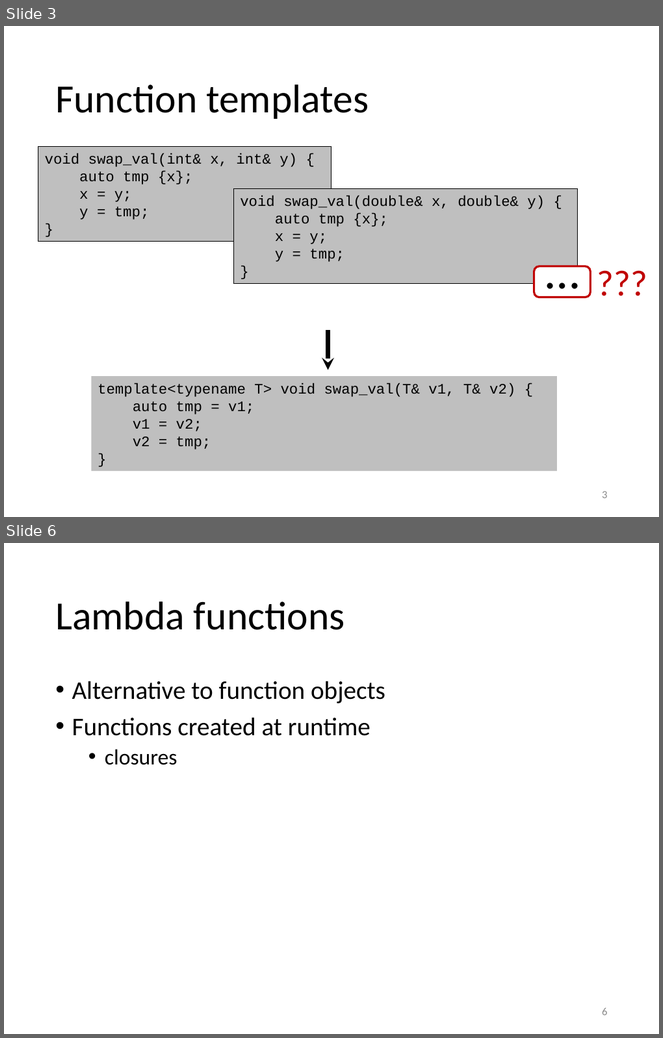
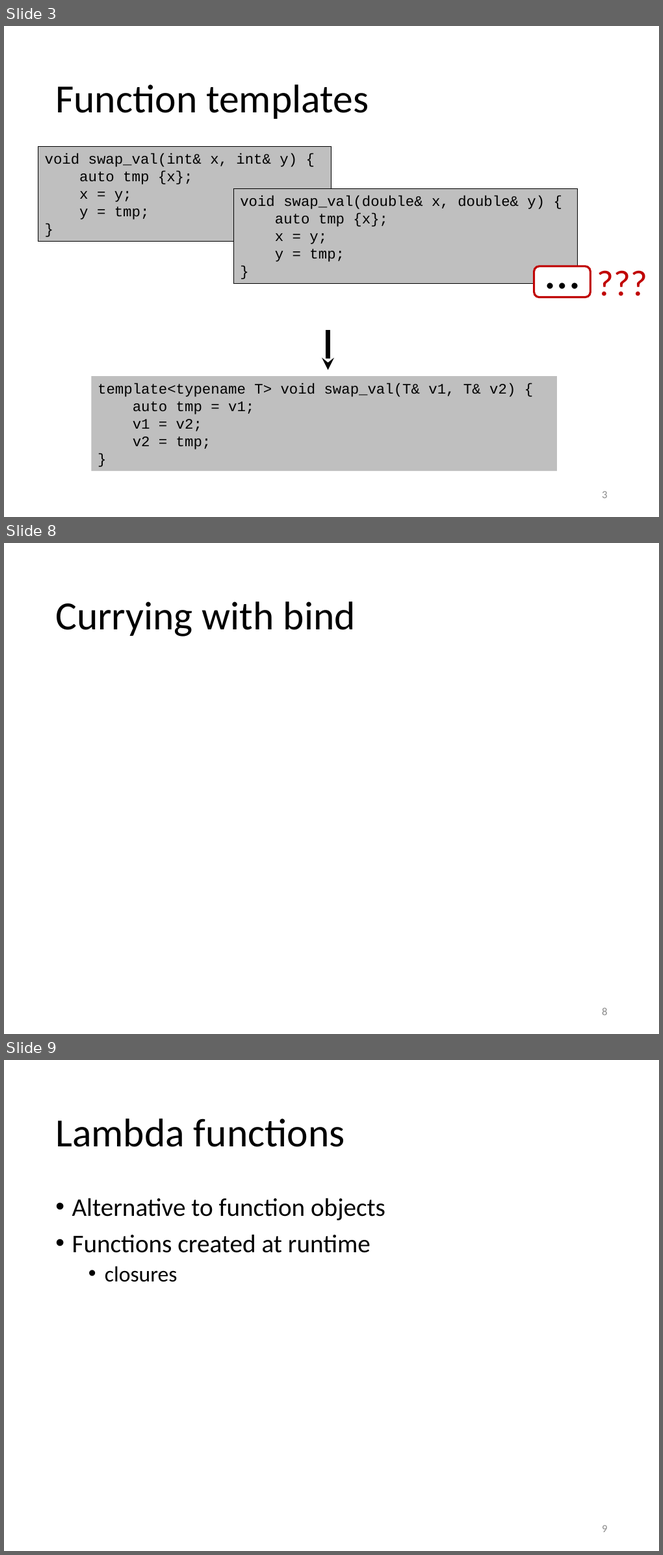
Before and after one commit to gjbex/training-material, a slide deck: CPlusPlus/05_essential_cpp_templates.pptx. Shown one above the other, each under a label of ours: slides 3 and 6 before the commit, slides 3, 8 and 9 after it; the slides between them are not shown. The pictures are 663x1038 and 663x1555 pixels, drawn with LibreOffice and Linux fonts; fonts in the diff are those of the drawing. Boxes give left, top, right and bottom in pixels: in the first picture for what was removed or moved away, otherwise in the second. Text is boxed around its words. In the diff, an @@ line names an element or a change of style, - is before the commit and + after.

```diff
--- a/CPlusPlus/05_essential_cpp_templates.pptx
+++ b/CPlusPlus/05_essential_cpp_templates.pptx
@@ slide 8 added at (4,543,659,1034), background #FFFFFF @@
@@ title added at (55,601,356,637), 44 pt, text #000000 @@
+Currying with bind
@@ page number added at (602,1008,607,1016), 12 pt, text #8C8C8C @@
+8
@@ what was slide 6 is now slide 9 @@
@@ page number at (602,1525,607,1533): text changed @@
-6
+9
```
Also in this commit, not shown: 2 slides changed, 2 other slides added.
